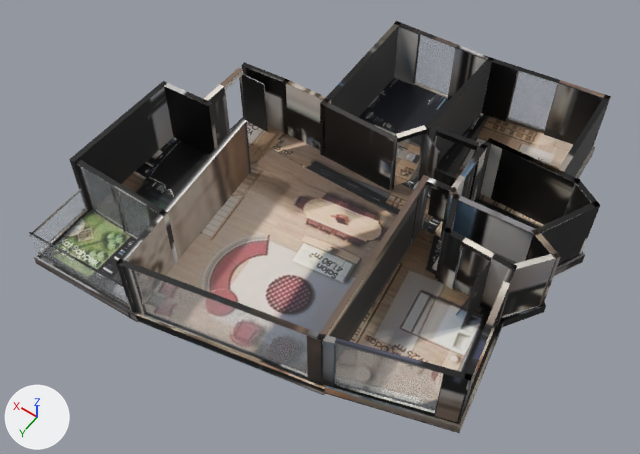
What one commit did to the glTF model akasya-3d/gol-20/model.glb.
The view is the same before and after, from a 50 mm lens placed at (-9.31, 14.48, 21.11), pointed at (0.17, 1.21, 0.27). Lighting does not change. The marker at lower left points along +X, +Y and +Z. The picture after the commit comes second. Where no turn or scale is listed for an object, it has been applied to the vertices. Vertices at exactly the same position are counted once.
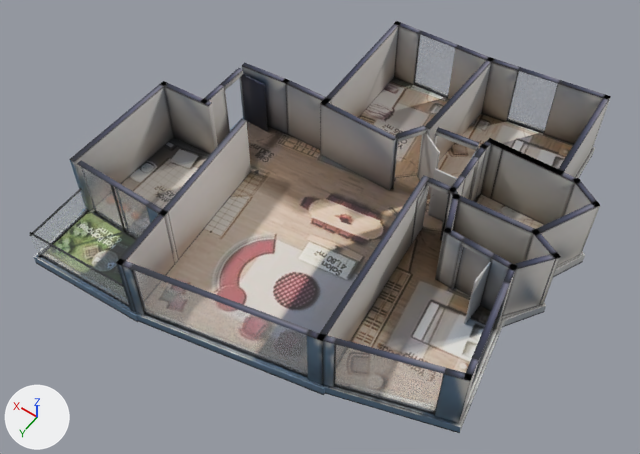
The change, as a list of edits to the scene's bpy script:
```text
Change mat_baked:
    where n3 = _N.new('ShaderNodeMapping'); n3.name = 'Mapping'
    n3.inputs[1].default_value: (0.00143, -14.92, 0.0) -> (0.00119, -14.95, 0.0)  # 'Location'
    n3.inputs[3].default_value: (15.96, 15.91, 1.0) -> (15.97, 15.95, 1.0)  # 'Scale'
Change me_mesh_0:
    used by ob_mesh_0; location = (-6.67, 6.84, -0.36)
    remove me_mesh_0.from_pydata(...)  # 2291 vertices, 3920 faces; spans x 0.0..13.3, y -13.68..0.0, z 0.0..2.62
    add me_mesh_0.from_pydata(...)  # 2945 vertices, 5332 faces; spans x 0.0..13.3, y -13.68..0.0, z 0.0..2.62
    me_mesh_0 part 1: a new loose piece, a box spanning x 13.03..13.2, y -6.2..-2.19, z 0.36..2.61, in mat_baked
    me_mesh_0 part 2: the loose piece of 8 vertices spanning x 0.12..1.15, y -10.01..-9.3, z 0.36..2.61 is copied, and the copy is scaled about its middle by (0.993, 0.995, 0.00519), then moved by (0.0, 0.0, 1.13); it spans x 0.12..1.14, y -10.01..-9.3, z 2.61..2.62
    me_mesh_0 part 3: the loose piece of 8 vertices spanning x 0.11..1.15, y -10.01..-9.3, z 2.61..2.62 is deleted
    me_mesh_0 part 4: 2 vertices moved within x 8.52, y -8.55, z 0.36..2.61; 72 vertices removed from x 0.99..13.21, y -12.82..-1.49, z 0.36..2.62; 718 vertices added at x 0.81..13.27, y -13.09..-0.22, z 0.0..2.62
    me_mesh_0 part 5: 2832 kept faces spanning x 0.0..13.3, y -13.68..-0.09, z 0.0..2.62 get new texture (UV) coordinates
```

Where the change shows, as pixel boxes (x1, y1, x2, y2) in the pictures (640 x 454 px):
'Mesh_0', surface changed (black to grey): (29, 21, 611, 433) in both
part 1 of me_mesh_0, added: after (70, 87, 173, 211)
part 2 of me_mesh_0, added: after (573, 178, 600, 206)
part 3 of me_mesh_0, deleted: before (574, 178, 600, 207)
part 4 of me_mesh_0, reshaped: before (69, 22, 509, 385); after (34, 21, 595, 433)
part 5 of me_mesh_0, surface changed (black to grey): (29, 21, 611, 423) in both
